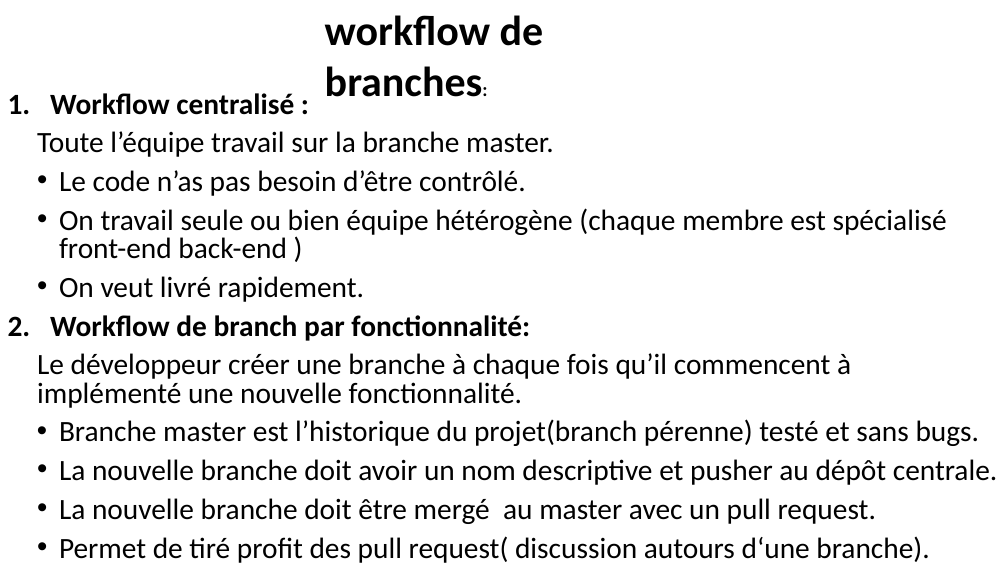
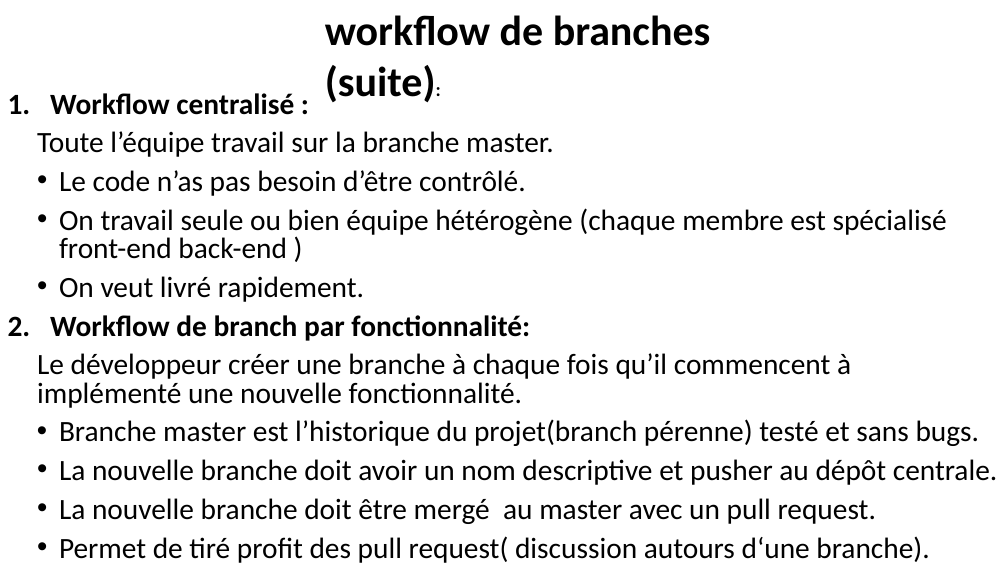
Before and after one commit to belakebiboussad/form, a slide deck: slide 17 of Formation Git.pptx (slide 18 before the commit). Drawn at 1008x567 pixels with LibreOffice and Linux fonts; fonts in the diff are those of the drawing. Boxes give left, top, right and bottom in pixels: in the first picture for what was removed or moved away, otherwise in the second. Text is boxed around its words. In the diff, an @@ line names an element or a change of style, - is before the commit and + after.

```diff
--- a/Formation Git.pptx
+++ b/Formation Git.pptx
@@ text at (x1=325, y1=15, x2=711, y2=102): text changed @@
-workflow de branches:
+workflow de branches (suite):
```
Also in this commit, not shown: 6 other slides changed, 4 slides added, 2 slides removed.
